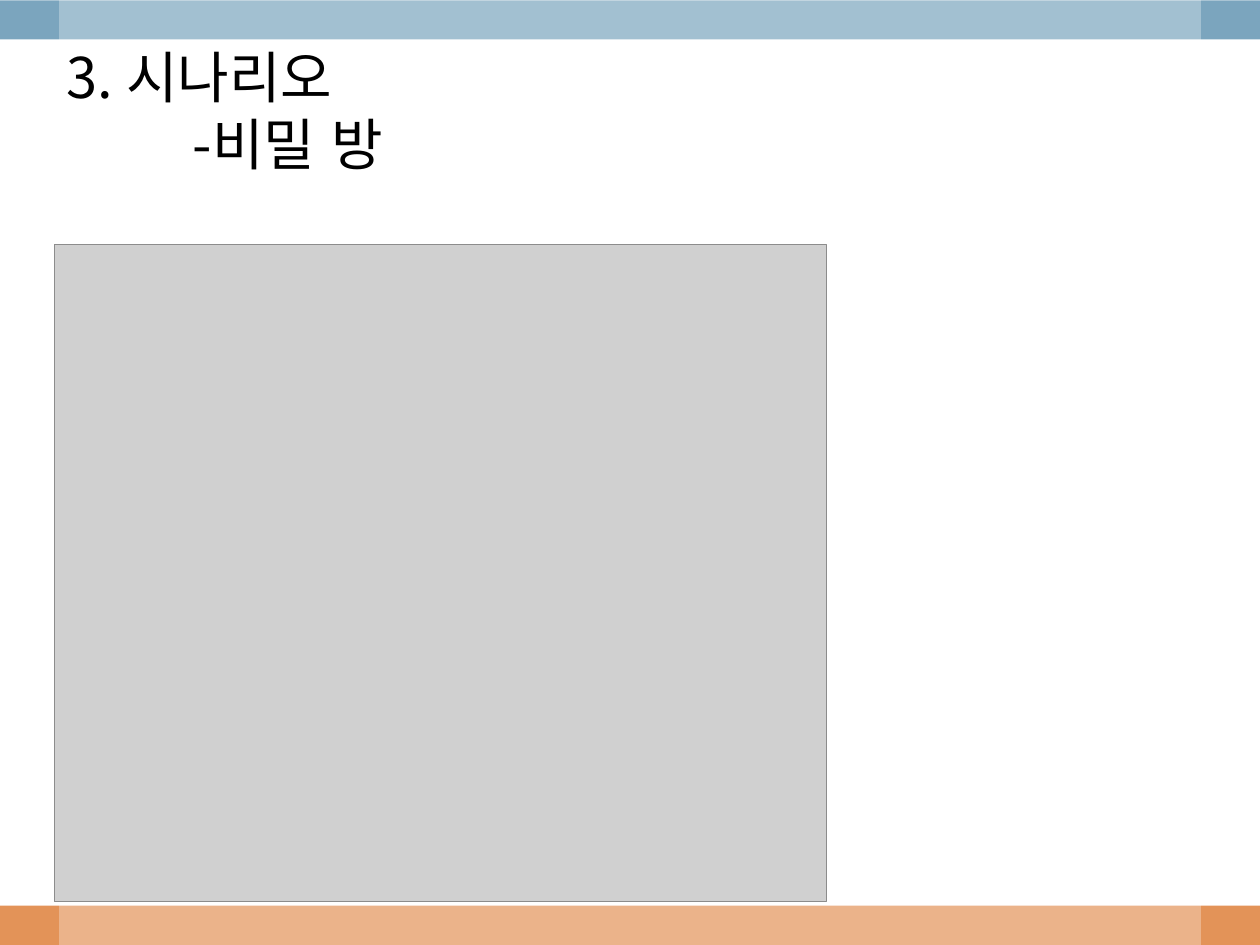
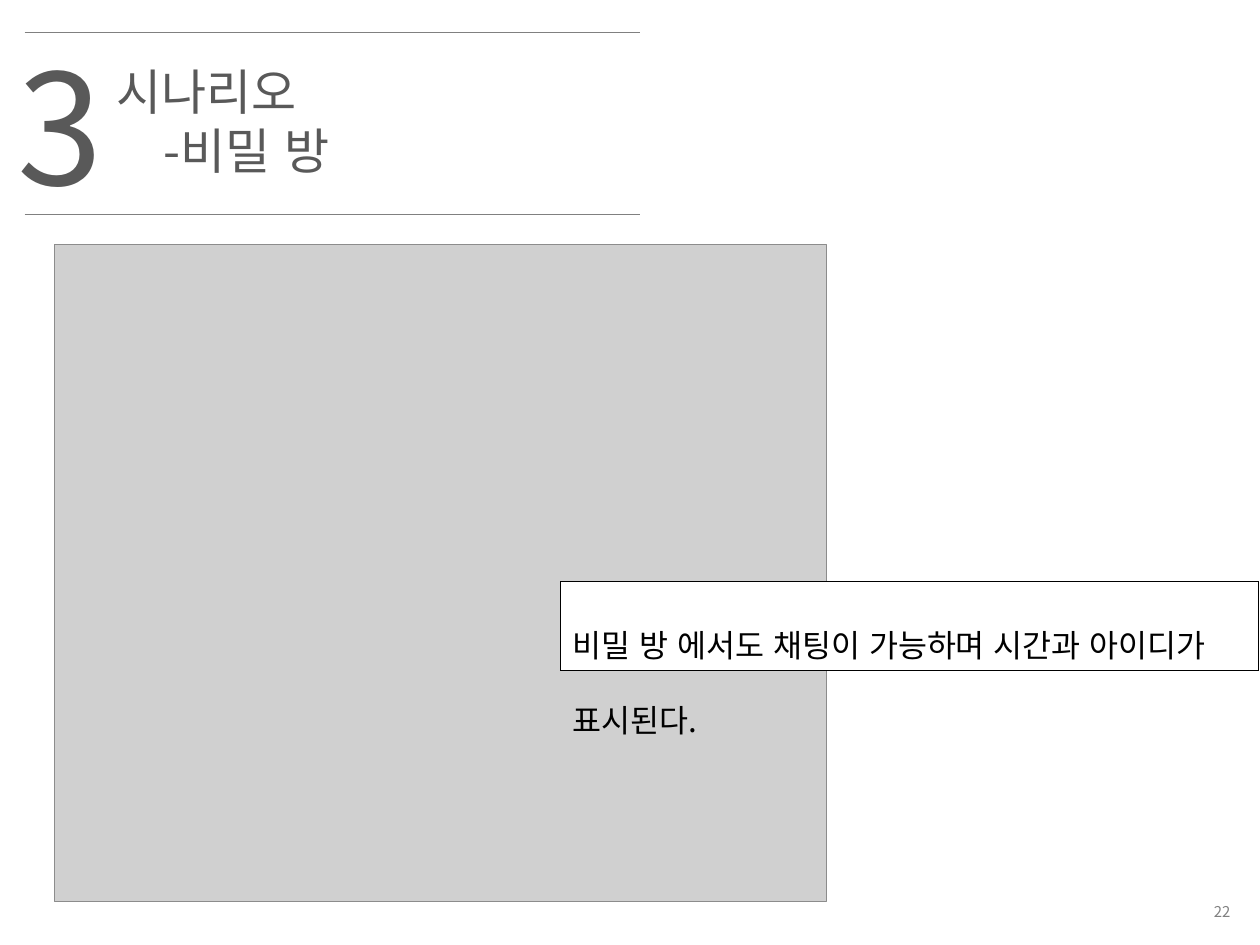
Before and after one commit to imjihun/EglobalStudy, a slide deck: slide 23 of ppt/chatting.pptx. Drawn at 1260x945 pixels with LibreOffice and Linux fonts; fonts in the diff are those of the drawing; grey boxes stand for pictures; background and template pictures are left out. Boxes give left, top, right and bottom in pixels: in the first picture for what was removed or moved away, otherwise in the second. Text is boxed around its words. In the diff, an @@ line names an element or a change of style, - is before the commit and + after.

```diff
--- a/ppt/chatting.pptx
+++ b/ppt/chatting.pptx
@@ rectangle removed at [0,0,1260,39] @@
@@ rectangle removed at [59,0,1201,945] @@
@@ text added at [17,32,102,215], 88 pt, text #595959 @@
+3
@@ line added from (25, 33) to (640, 33), #808080 0.75 pt @@
@@ text "시나리오": place and size @@
-text "시나리오" at [67,51,383,170]
+text "시나리오" at [117,69,329,173]
@@ text at [117,69,297,114]: text changed; size 32 to 28 pt; text colour #000000 to #595959 @@
-3. 시나리오
+시나리오
@@ text at [164,128,329,173]: size 32 to 28 pt, text colour #000000 to #595959 in "-비밀 방"; indent changed @@
@@ line added from (25, 214) to (640, 214), #808080 0.75 pt @@
@@ rectangle added at [561,582,1259,672], fill #FFFFFF, outline #000000 0.75 pt, 18 pt, text #000000 @@
+비밀 방 에서도 채팅이 가능하며 시간과 아이디가 표시된다.
@@ rectangle removed at [0,906,1260,945] @@
@@ page number added at [1214,906,1231,917], 8.5 pt, text #808080 @@
+22
```
Also in this commit, not shown: 31 other slides changed, 2 slides added, 1 slide removed, 1 other file.
